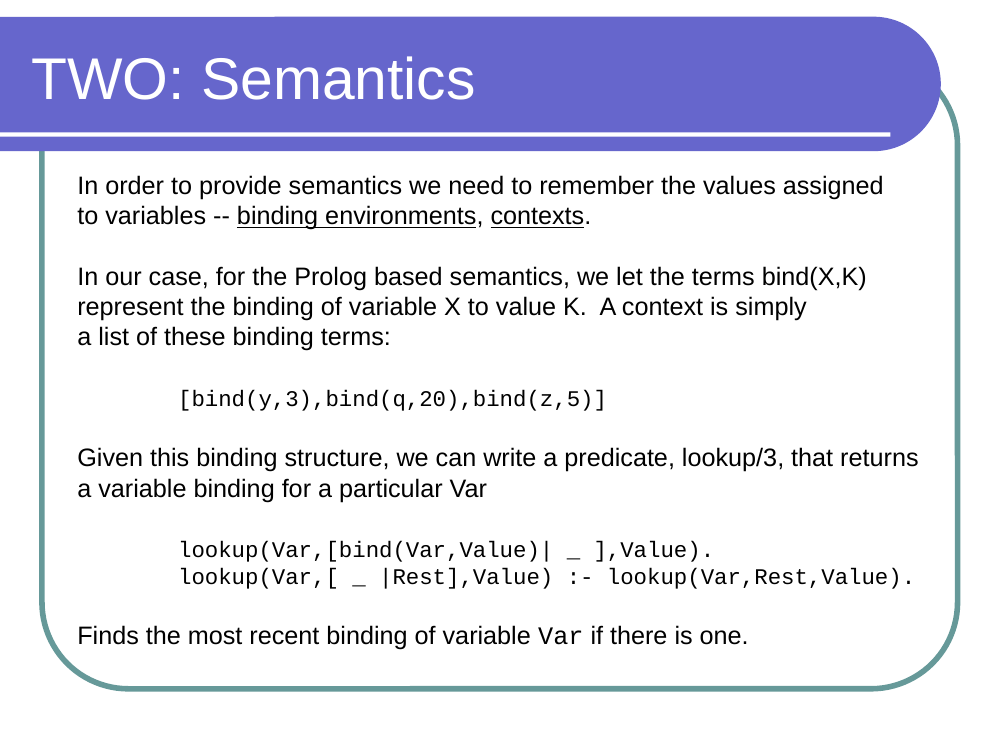
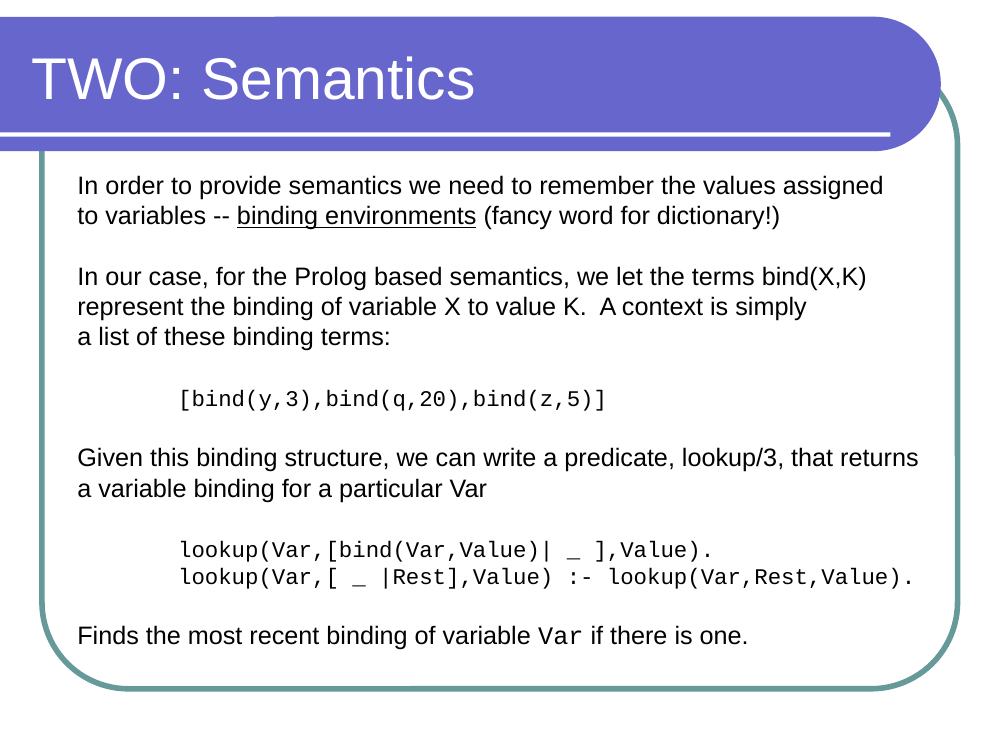
Before and after one commit to lutzhamel/CSC301, a slide deck: slide 5 of notes/csc301-ln025.ppt. Drawn at 1008x756 pixels with LibreOffice and Linux fonts; fonts in the diff are those of the drawing. Boxes give left, top, right and bottom in pixels: in the first picture for what was removed or moved away, otherwise in the second. Text is boxed around its words. In the diff, an @@ line names an element or a change of style, - is before the commit and + after.

```diff
--- a/notes/csc301-ln025.ppt
+++ b/notes/csc301-ln025.ppt
@@ text at [77,175,884,230]: text changed @@
-In order to provide semantics we need to remember the values assigned
-to variables -- binding environments, contexts.
+In order to provide semantics we need to remember the values assigned
+to variables -- binding environments (fancy word for dictionary!)
```
Also in this commit, not shown: 3 other slides changed, 4 other files.
